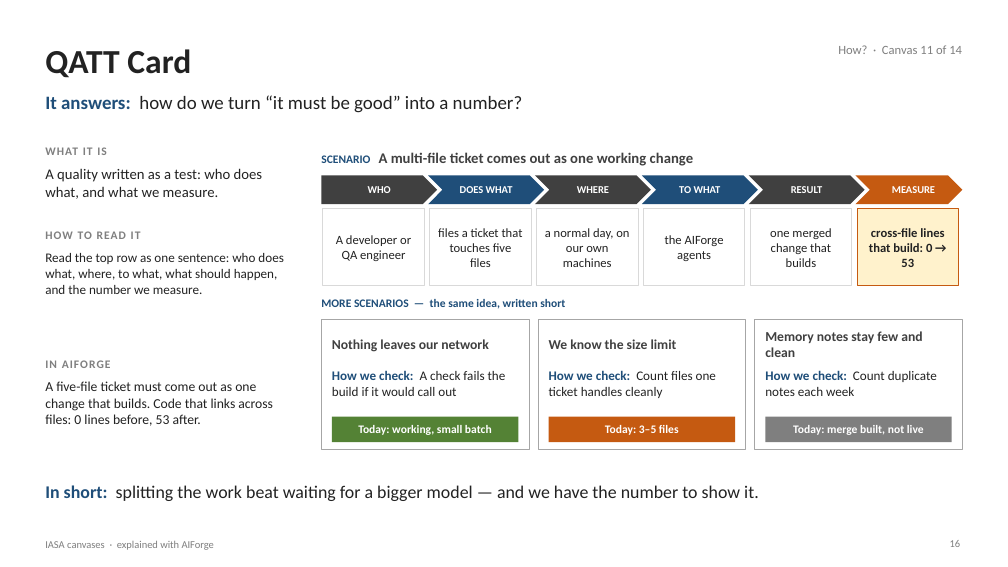
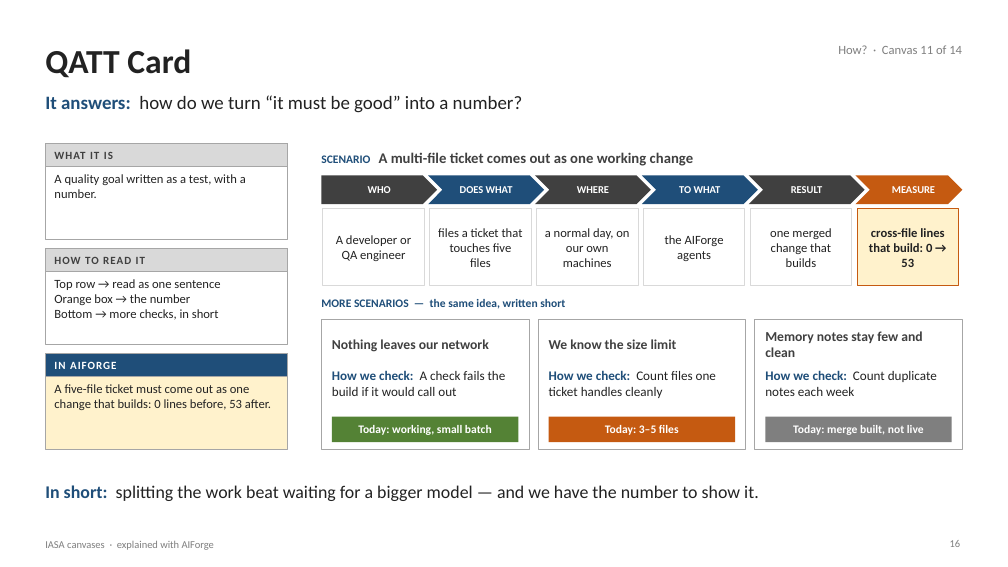
Before and after one commit to Manikanta-Reddy-Pasala/tools, a slide deck: slide 16 of course/iasa-aiforge/IASA-Canvases-with-AIForge.pptx. Drawn at 1008x567 pixels with LibreOffice and Linux fonts; fonts in the diff are those of the drawing. Boxes give left, top, right and bottom in pixels: in the first picture for what was removed or moved away, otherwise in the second. Text is boxed around its words. In the diff, an @@ line names an element or a change of style, - is before the commit and + after.

```diff
--- a/course/iasa-aiforge/IASA-Canvases-with-AIForge.pptx
+++ b/course/iasa-aiforge/IASA-Canvases-with-AIForge.pptx
@@ rectangle added at (x1=45, y1=144, x2=287, y2=240), fill #FFFFFF, outline #A6A6A6 0.75 pt @@
@@ rectangle added at (x1=45, y1=144, x2=287, y2=166), fill #D9D9D9, outline #A6A6A6 0.75 pt @@
@@ text "WHAT IT IS" moved from (x1=45, y1=147, x2=107, y2=155) to (x1=54, y1=152, x2=113, y2=159) @@
@@ text "WHAT IT IS" at (x1=54, y1=152, x2=113, y2=159): size 11 to 10.5 pt, text colour #7F7F7F to #404040; vertical alignment top to middle @@
@@ text at (x1=54, y1=174, x2=246, y2=198): text changed; size 14 to 12 pt @@
-A quality written as a test: who does what, and what we measure.
+A quality goal written as a test, with a number.
@@ rectangle added at (x1=45, y1=249, x2=287, y2=345), fill #FFFFFF, outline #A6A6A6 0.75 pt @@
@@ rectangle added at (x1=45, y1=249, x2=287, y2=271), fill #D9D9D9, outline #A6A6A6 0.75 pt @@
@@ text "HOW TO READ IT" at (x1=54, y1=257, x2=145, y2=264): size 11 to 10.5 pt, text colour #7F7F7F to #404040; vertical alignment top to middle @@
@@ text "HOW TO READ IT" moved from (x1=45, y1=231, x2=141, y2=239) to (x1=54, y1=257, x2=145, y2=264) @@
@@ text at (x1=54, y1=279, x2=220, y2=320): text changed; size 12.5 to 12 pt @@
-Read the top row as one sentence: who does what, where, to what, what should happen, and the number we measure.
+Top row → read as one sentence
+Orange box → the number
+Bottom → more checks, in short
@@ rectangle added at (x1=45, y1=354, x2=287, y2=450), fill #FFF2CC, outline #A6A6A6 0.75 pt @@
@@ rectangle added at (x1=45, y1=354, x2=287, y2=377), fill #1F4E79, outline #A6A6A6 0.75 pt @@
@@ text "IN AIFORGE" moved from (x1=45, y1=360, x2=111, y2=368) to (x1=54, y1=361, x2=116, y2=369) @@
@@ text "IN AIFORGE" at (x1=54, y1=361, x2=116, y2=369): size 11 to 10.5 pt, text colour #7F7F7F to #FFFFFF; vertical alignment top to middle @@
@@ text at (x1=54, y1=384, x2=271, y2=410): text changed; size 13 to 12 pt @@
-A five-file ticket must come out as one change that builds. Code that links across files: 0 lines before, 53 after.
+A five-file ticket must come out as one change that builds: 0 lines before, 53 after.
```
Also in this commit, not shown: 13 other slides changed, 2 other files.
